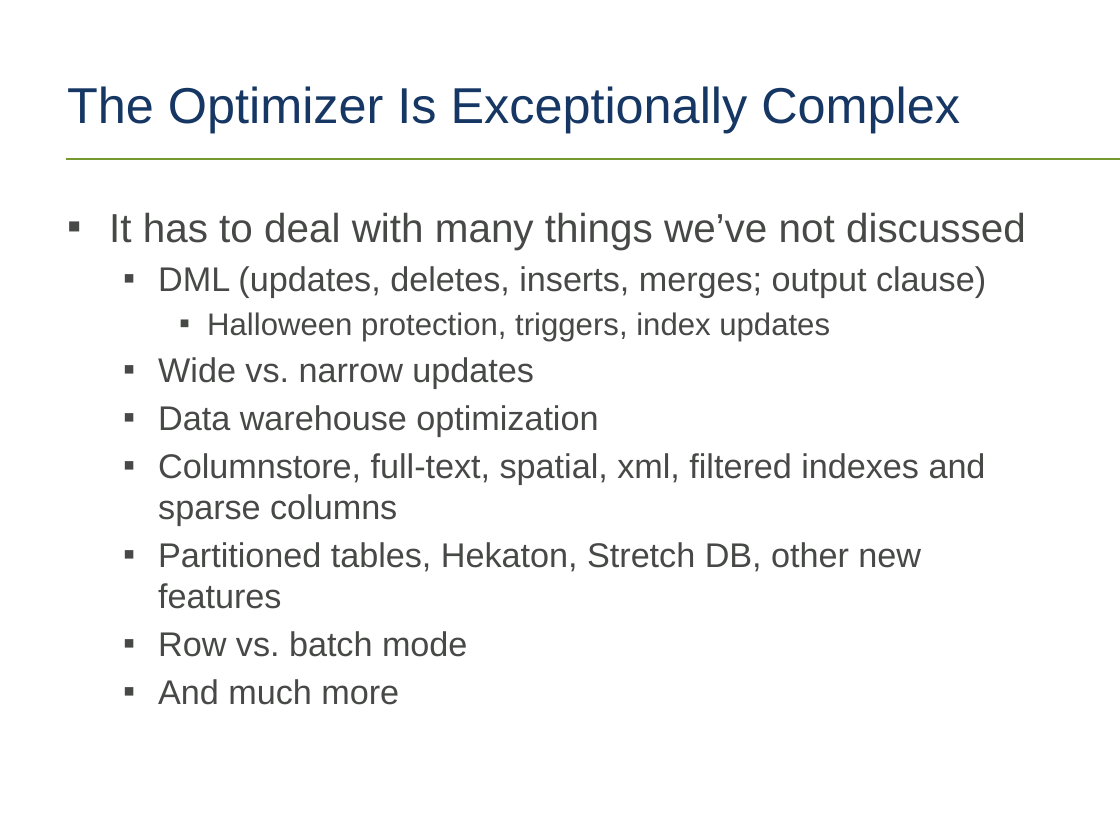
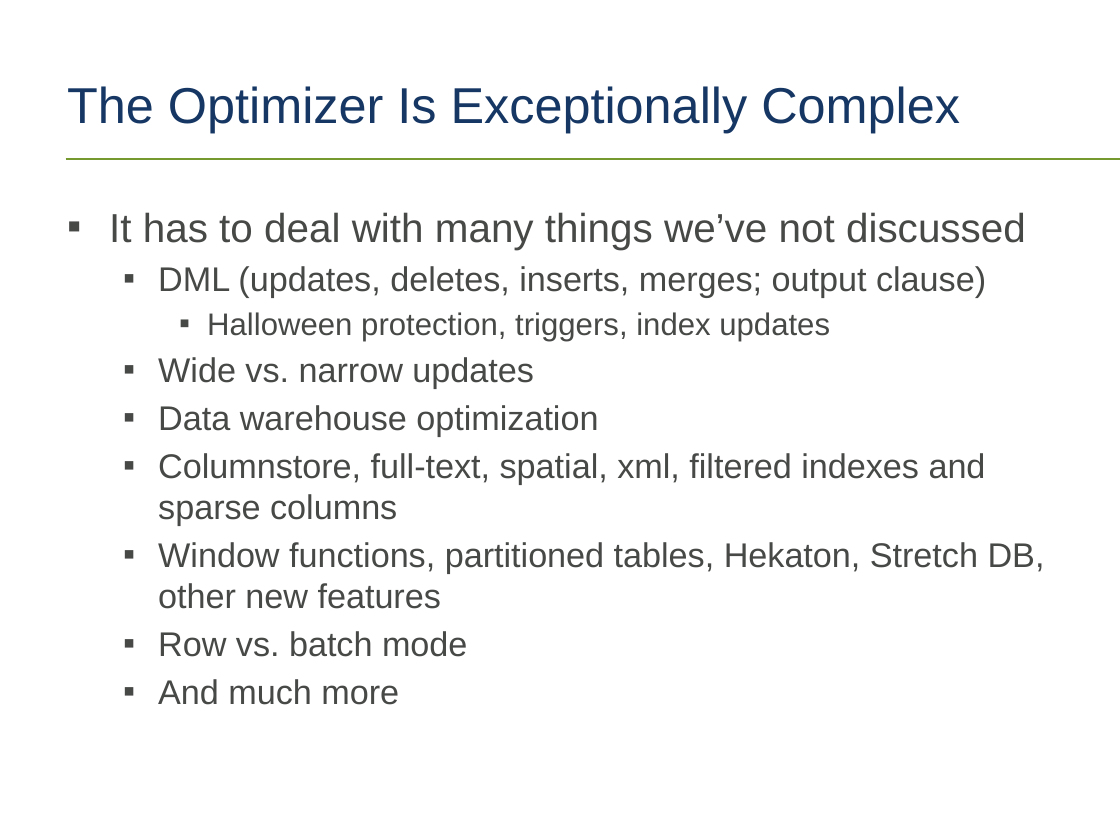
Before and after one commit to tf3604/OptimizerPresentation, a slide deck: slide 52 of Optimizer.pptx. Drawn at 1120x840 pixels with LibreOffice and Linux fonts; fonts in the diff are those of the drawing; background and template pictures are left out. Boxes give left, top, right and bottom in pixels: in the first picture for what was removed or moved away, otherwise in the second. Text is boxed around its words. In the diff, an @@ line names an element or a change of style, - is before the commit and + after.

Commit message:
A bit on window functions.

```diff
--- a/Optimizer.pptx
+++ b/Optimizer.pptx
@@ text at [158,542,1045,609]: text changed @@
-  ▪ Partitioned tables, Hekaton, Stretch DB, other new features
+  ▪ Window functions, partitioned tables, Hekaton, Stretch DB, other new features
```
